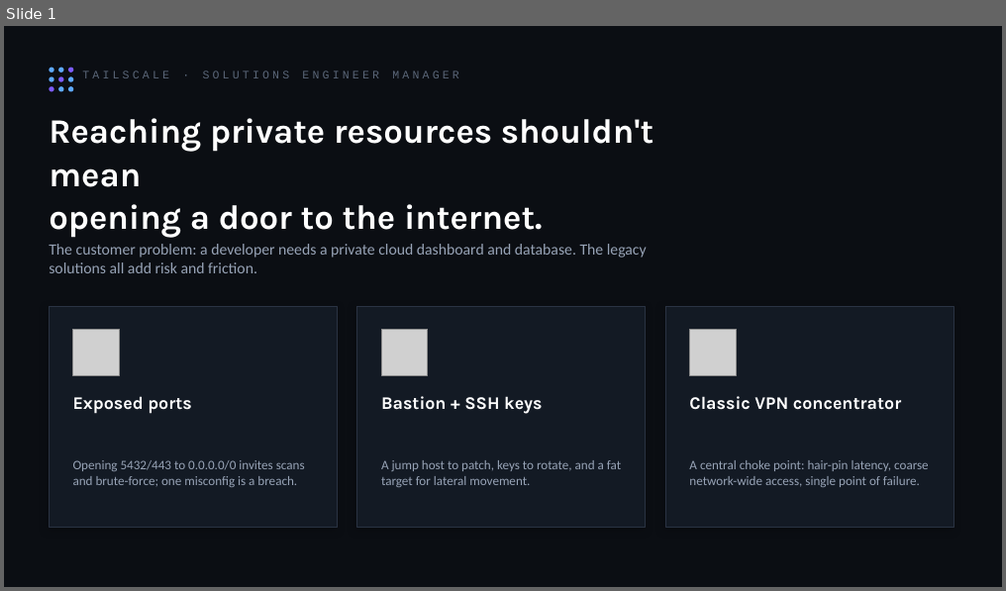
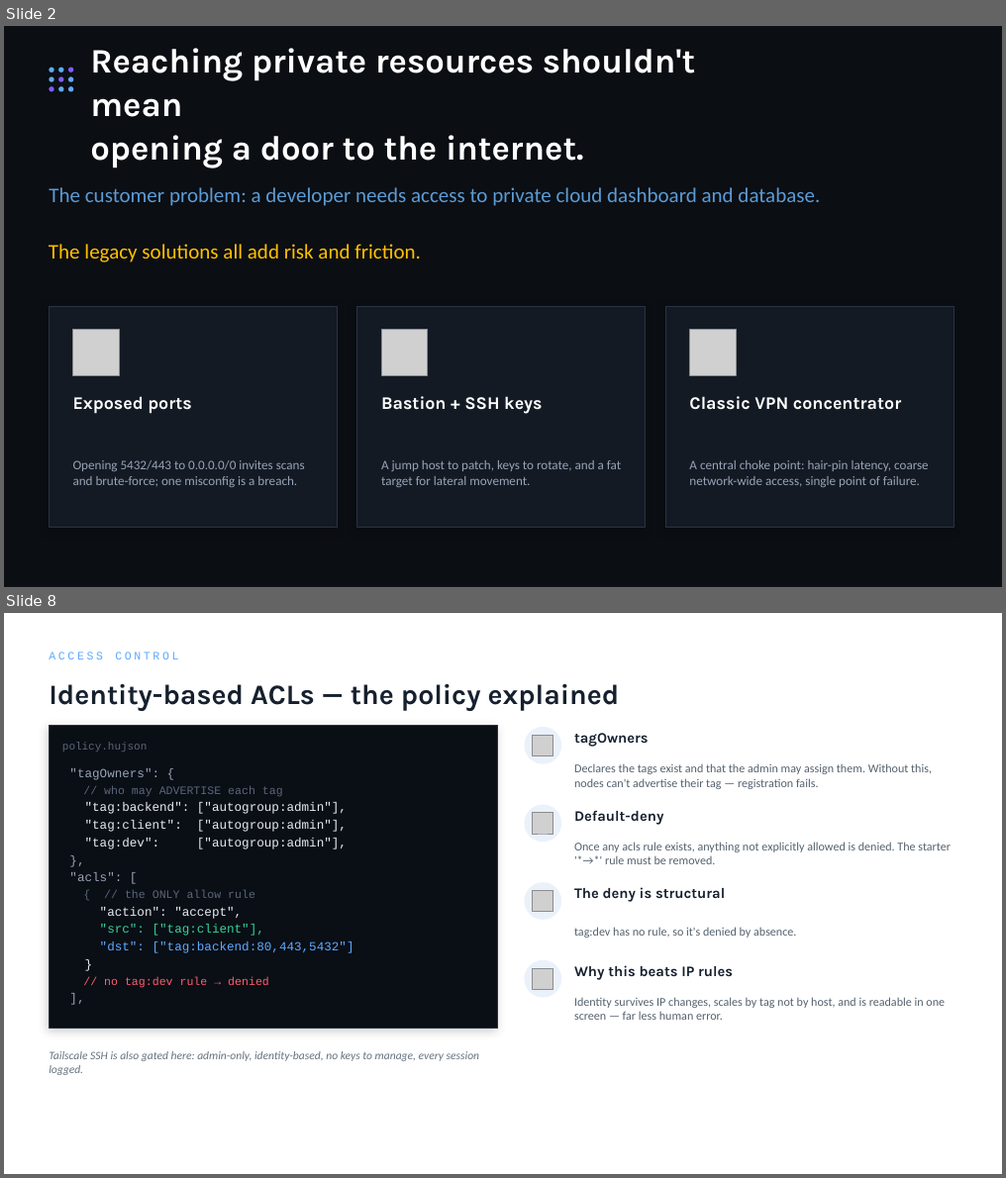
Before and after one commit to Softwizard1/tailscale-example, a slide deck: Tailscale_Walkthrough.pptx. Shown one above the other, each under a label of ours: slide 1 before the commit, slides 2 and 8 after it; the slides between them are not shown. The pictures are 1006x591 and 1006x1178 pixels, drawn with LibreOffice and Linux fonts; fonts in the diff are those of the drawing; grey boxes stand for pictures. Boxes give left, top, right and bottom in pixels: in the first picture for what was removed or moved away, otherwise in the second. Text is boxed around its words. In the diff, an @@ line names an element or a change of style, - is before the commit and + after.

```diff
--- a/Tailscale_Walkthrough.pptx
+++ b/Tailscale_Walkthrough.pptx
@@ slide 8 added at box(4, 613, 1002, 1174), background #FFFFFF @@
@@ text added at box(49, 652, 178, 660), 11 pt, text #5EA9FF @@
+ACCESS CONTROL
@@ text added at box(49, 684, 620, 711), 27 pt, text #16202E, bold @@
+Identity-based ACLs — the policy explained
@@ rectangle added at box(49, 725, 498, 1029), fill #0A0E15, outline #2A3343 1 pt @@
@@ ellipse added at box(525, 727, 561, 764), fill #EAF1FB @@
@@ text added at box(62, 742, 147, 752), 10.5 pt, text #5A6678 @@
+policy.hujson
@@ picture added at box(533, 735, 553, 756) @@
@@ text added at box(574, 733, 648, 747), 14 pt, text #16202E, bold @@
+tagOwners
@@ text added at box(69, 768, 354, 988), 12 pt, text #E7ECF3 @@
+"tagOwners": {
+// who may ADVERTISE each tag
+"tag:backend": ["autogroup:admin"],
+"tag:client": ["autogroup:admin"],
+"tag:dev": ["autogroup:admin"],
+},
+"acls": [
+{ // the ONLY allow rule
+"action": "accept",
+"src": ["tag:client"],
+"dst": ["tag:backend:80,443,5432"]
+}
+// no tag:dev rule → denied
+],
@@ text added at box(574, 763, 932, 789), 11.5 pt, text #55626F @@
+Declares the tags exist and that the admin may assign them. Without this, nodes can't advertise their tag — registration fails.
@@ ellipse added at box(525, 805, 561, 842), fill #EAF1FB @@
@@ picture added at box(533, 813, 553, 834) @@
@@ text added at box(574, 811, 663, 825), 14 pt, text #16202E, bold @@
+Default-deny
@@ text added at box(574, 842, 950, 864), 11.5 pt, text #55626F @@
+Once any acls rule exists, anything not explicitly allowed is denied. The starter '*→*' rule must be removed.
@@ ellipse added at box(525, 882, 561, 920), fill #EAF1FB @@
@@ picture added at box(533, 891, 553, 912) @@
@@ text added at box(574, 887, 725, 902), 14 pt, text #16202E, bold @@
+The deny is structural
@@ text added at box(574, 927, 796, 938), 11.5 pt, text #55626F @@
+tag:dev has no rule, so it's denied by absence.
@@ ellipse added at box(525, 960, 561, 998), fill #EAF1FB @@
@@ picture added at box(533, 968, 553, 989) @@
@@ text added at box(574, 965, 733, 980), 14 pt, text #16202E, bold @@
+Why this beats IP rules
@@ text added at box(574, 997, 944, 1020), 11.5 pt, text #55626F @@
+Identity survives IP changes, scales by tag not by host, and is readable in one screen — far less human error.
@@ text added at box(49, 1052, 480, 1075), 11 pt, text #64727F, italic @@
+Tailscale SSH is also gated here: admin-only, identity-based, no keys to manage, every session logged.
@@ what was slide 1 is now slide 2 @@
@@ slide 2 changed as well @@
@@ text "Reaching private resources shouldn't mean": place and size @@
-text "Reaching private resources shouldn't mean" at box(49, 118, 653, 238)
+text "Reaching private resources shouldn't mean" at box(90, 48, 695, 168)
@@ text removed at box(82, 71, 459, 78) @@
-TAILSCALE · SOLUTIONS ENGINEER MANAGER
@@ text at box(49, 187, 820, 206): text changed; size 15 to 20 pt; text colour #97A3B6 to #5B9BD5 @@
-The customer problem: a developer needs a private cloud dashboard and database. The legacy solutions all add risk and friction.
+The customer problem: a developer needs access to private cloud dashboard and database.
@@ text added at box(49, 244, 421, 263), 20 pt, text #FFC000 @@
+The legacy solutions all add risk and friction.
```
Also in this commit, not shown: 3 other slides changed, 8 other slides added, 5 other files.
